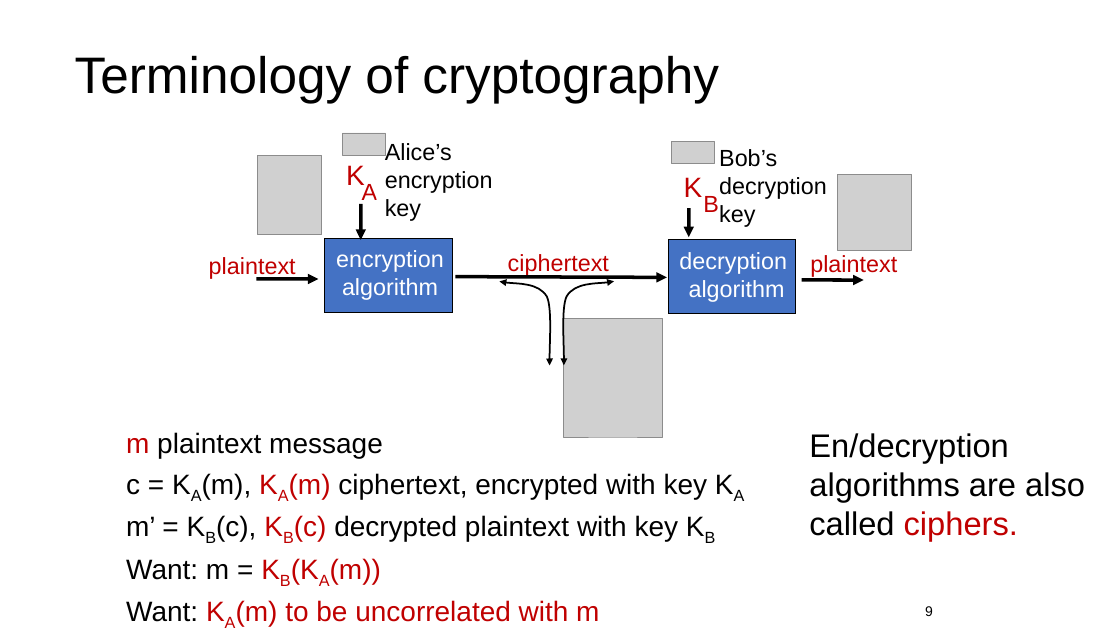
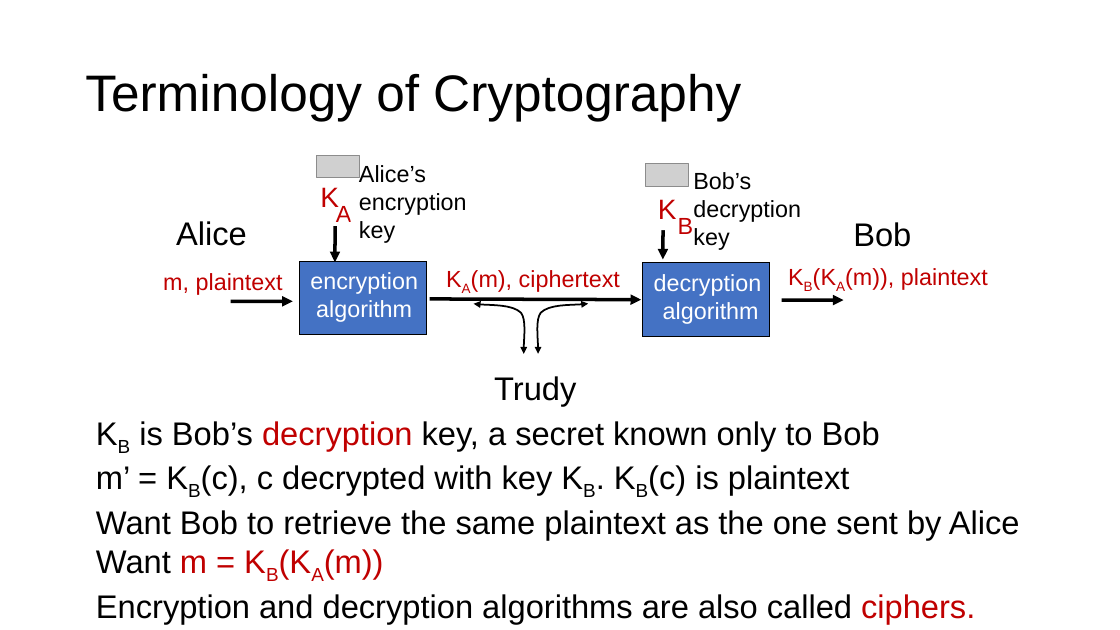
Before and after one commit to ngsrinivas/coursegen, a slide deck: slide 14 of ex/352-S21/staging/352-S21/lectures/security-symmetric-key-crypto.pptx (slide 9 before the commit). Drawn at 1120x630 pixels with LibreOffice and Linux fonts; fonts in the diff are those of the drawing; grey boxes stand for pictures. Boxes give left, top, right and bottom in pixels: in the first picture for what was removed or moved away, otherwise in the second. Text is boxed around its words. In the diff, an @@ line names an element or a change of style, - is before the commit and + after.

Commit message:
Final version of symmetric key crypto lecture

```diff
--- a/ex/352-S21/staging/352-S21/lectures/security-symmetric-key-crypto.pptx
+++ b/ex/352-S21/staging/352-S21/lectures/security-symmetric-key-crypto.pptx
@@ title at (85, 73, 741, 121): text changed @@
-Terminology of cryptography
+Terminology of Cryptography
@@ group removed at (258, 155, 912, 438): 3 pictures, 1 text, 1 rectangle @@
-plaintext
-ciphertext
@@ text added at (176, 221, 247, 246), 28 pt, text #000000 @@
+Alice
@@ 4 rectangles, 2 pictures, 2 texts, 2 arrows: place and size @@
-4 rectangles, 2 pictures, 2 texts, 2 arrows at (325, 133, 796, 314)
+4 rectangles, 2 pictures, 2 texts, 2 arrows at (299, 155, 770, 336)
@@ text added at (853, 222, 911, 247), 28 pt, text #000000 @@
+Bob
@@ text added at (845, 268, 988, 290), 20 pt, text #C00000 @@
+KB(KA(m)), plaintext
@@ text at (163, 273, 283, 295): text changed @@
-plaintext
+m, plaintext
@@ text added at (471, 270, 620, 292), 20 pt, text #C00000 @@
+KA(m), ciphertext
@@ 4 texts, 2 arrows: place and size @@
-4 texts, 2 arrows at (256, 149, 827, 302)
+4 texts, 2 arrows at (231, 172, 801, 324)
@@ freeform shape: place and size @@
-freeform shape at (500, 281, 553, 365)
+freeform shape at (474, 304, 527, 355)
@@ freeform shape: place and size @@
-freeform shape at (561, 281, 614, 365)
+freeform shape at (536, 303, 589, 354)
@@ arrow moved from (802, 280) - (864, 280) to (781, 300) - (844, 300) @@
@@ text added at (494, 376, 576, 406), 28 pt, text #000000 @@
+Trudy
@@ text added at (96, 421, 1020, 624), 28 pt, text #000000 @@
+KB is Bob’s decryption key, a secret known only to Bob
+m’ = KB(c), c decrypted with key KB. KB(c) is plaintext
+Want Bob to retrieve the same plaintext as the one sent by Alice
+Want m = KB(KA(m))
+Encryption and decryption algorithms are also called ciphers.
@@ text removed at (126, 432, 708, 626) @@
-m plaintext message
-c = KA(m), KA(m) ciphertext, encrypted with key KA
-m’ = KB(c), KB(c) decrypted plaintext with key KB
-Want: m = KB(KA(m))
-Want: KA(m) to be uncorrelated with m
@@ text removed at (809, 433, 1085, 541) @@
-En/decryption algorithms are also called ciphers.
@@ page number removed at (925, 606, 933, 616) @@
-9
```
Also in this commit, not shown: 19 other slides changed, 22 slides added, 8 slides removed, 1 other file.
